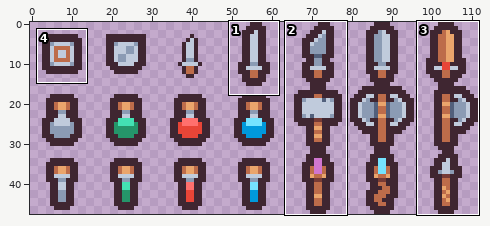
File history of a sprite sheet, Assets/!/Sprites/Weapons/Items0_0.png. Above, an overview of the earlier version with the close-up marked.
Close-up. Old version:
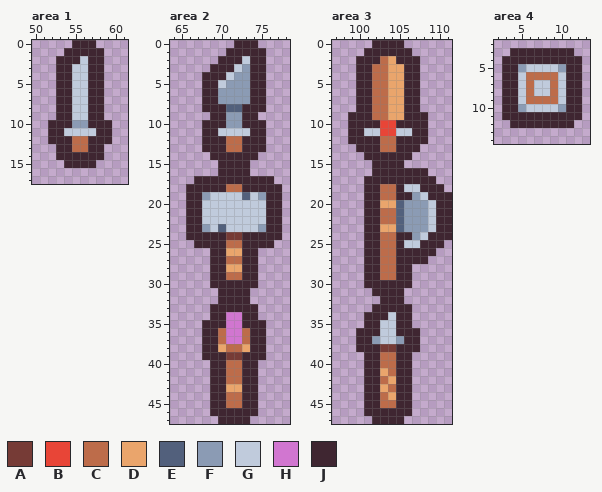
The file is 112x48 pixels. Shown: area 1: x 50..61, y 0..17; area 2: x 64..78, y 0..47; area 3: x 97..111, y 0..47; area 4: x 2..13, y 2..14. The commit also changed other parts of the picture, which this record leaves out.
Palette (. is transparent): A #763b36  B #e84537  C #bd6c4a  D #eaa56c  E #52607c  F #8b9bb4  G #c0cbdc  H #d176d0  J #3f2631
Pixels before, area 1, first column x 52:
 0 ...JJJ..
 1 ..JJJJJ.
 2 .JJJGJJ.
 3 .JJGGJJ.
 4 .JJGGJJ.
 5 .JJGGJJ.
 6 .JJGGJJ.
 7 .JJGGJJ.
 8 .JJGGJJ.
 9 .JJGGJJ.
10 JJJFFJJJ
11 JJGGGGJJ
12 JJJCCJJJ
13 .JJCCJJ.
14 .JJJJJJ.
15 ..JJJJ..
Pixels before, area 2, first column x 66:
 0 ......JJJ...
 1 .....JJJJJ..
 2 ....JJJGJJ..
 3 ...JJJGFJJ..
 4 ..JJJGFFJJ..
 5 ..JJGFFFJJ..
 6 ..JJFFFFJJ..
 7 ..JJFFFFJJ..
 8 ..JJJEEJJJ..
 9 ...JJFFJJ...
10 ..JJJFFJJJ..
11 ..JJGGGGJJ..
12 ..JJJCCJJJ..
13 ..JJJCCJJJ..
14 ...JJJJJJ...
15 ....JJJJ....
16 ....JJJJ....
17 .JJJJJJJJJJ.
18 JJJJJCCJJJJJ
19 JJFGGGGEGFJJ
20 JJGGGGGGGGJJ
21 JJGGGGGGGGJJ
22 JJGGGGGGGGJJ
23 JJFGEGGGGFJJ
24 JJJJJAAJJJJJ
25 .JJJJCCJJJJ.
26 ...JJDDJJ...
27 ...JJCCJJ...
28 ...JJDDJJ...
29 ...JJCCJJ...
30 ...JJJJJJ...
31 ....JJJJ....
32 ....JJJJ....
33 ...JJJJJJ...
34 ...JJHHJJ...
35 ..JJJHHJJJ..
36 ..JJCHHCJJ..
37 ..JJCHHCJJ..
38 ..JJDCCDJJ..
39 ..JJJAAJJJ..
40 ...JJCCJJ...
41 ...JJCCJJ...
42 ...JJCCJJ...
43 ...JJDDJJ...
44 ...JJCCJJ...
45 ...JJCCJJ...
46 ...JJJJJJ...
47 ....JJJJ....
Pixels before, area 3, first column x 99:
 0 ...JJJJ......
 1 ..JJJJJJ.....
 2 .JJJCDJJJ....
 3 .JJCCDDJJ....
 4 .JJCCDDJJ....
 5 .JJCCDDJJ....
 6 .JJCCDDJJ....
 7 .JJCCDDJJ....
 8 .JJCCDDJJ....
 9 JJJCCDDJJJ...
10 JJJJBBJJJJ...
11 JJGGBBGGJJ...
12 JJJJCCJJJJ...
13 .JJJCCJJJ....
14 ..JJJJJJ.....
15 ...JJJJ......
16 ...JJJJJJJ...
17 ..JJJJJJJJJ..
18 ..JJCCJGGJJJ.
19 ..JJCCJJFGJJJ
20 ..JJDDEFFFGJJ
21 ..JJCCEFFFGJJ
22 ..JJCCEFFFGJJ
23 ..JJDDEFFFGJJ
24 ..JJCCJJFGJJJ
25 ..JJCCJGGJJJ.
26 ..JJCCJJJJJ..
27 ..JJCCJJJJ...
28 ..JJCCJJ.....
29 ..JJCCJJ.....
30 ..JJJJJJ.....
31 ...JJJJ......
32 ....JJJ......
33 ...JJJJJ.....
34 ..JJJGJJ.....
35 ..JJGGJJ.....
36 .JJJGGJJJ....
37 .JJFGGFJJ....
38 .JJJAAJJJ....
39 ..JJCCJJ.....
40 ..JJCCJJ.....
41 ..JJDCJJ.....
42 ..JJCDJJ.....
43 ..JJDCJJ.....
44 ..JJCDJJ.....
45 ..JJCCJJ.....
46 ..JJJJJJ.....
47 ...JJJJ......
Pixels before, area 4, first column x 3:
 3 .JJJJJJJJ.
 4 JJJJJJJJJJ
 5 JJFGGGGFJJ
 6 JJGCCCCGJJ
 7 JJGCGGCGJJ
 8 JJGCGGCGJJ
 9 JJGCCCCGJJ
10 JJFGGGGFJJ
11 JJJJJJJJJJ
12 .JJJJJJJJ.
New version:
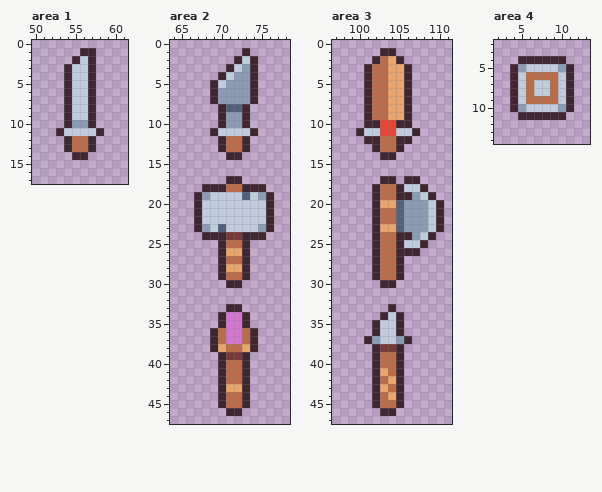
Diff:
Changed rows in their new state; - is an unchanged pixel.
Area 1:
first column x 52:
 0 ---...--
 1 --..--.-
 2 -..---.-
 3 -.----.-
 4 -.----.-
 5 -.----.-
 6 -.----.-
 7 -.----.-
 8 -.----.-
 9 -.----.-
10 ..----..
11 .------.
12 ..----..
13 -.----.-
14 -..--..-
15 --....--
Area 2:
first column x 66:
 0 ------...---
 1 -----..-..--
 2 ----..---.--
 3 ---..----.--
 4 --..-----.--
 5 --.------.--
 6 --.------.--
 7 --.------.--
 8 --..----..--
 9 ---.----.---
10 --..----..--
11 --.------.--
12 --..----..--
13 --..----..--
14 ---..--..---
15 ----....----
16 ----....----
17 -....--....-
18 ..--------..
19 .----------.
20 .----------.
21 .----------.
22 .----------.
23 .----------.
24 ..--------..
25 -...----...-
26 ---.----.---
27 ---.----.---
28 ---.----.---
29 ---.----.---
30 ---..--..---
31 ----....----
32 ----....----
33 ---..--..---
34 ---.----.---
35 --..----..--
36 --.------.--
37 --.------.--
38 --.------.--
39 --..----..--
40 ---.----.---
41 ---.----.---
42 ---.----.---
43 ---.----.---
44 ---.----.---
45 ---.----.---
46 ---..--..---
47 ----....----
Area 3:
first column x 99:
 0 ---....------
 1 --..--..-----
 2 -..----..----
 3 -.------.----
 4 -.------.----
 5 -.------.----
 6 -.------.----
 7 -.------.----
 8 -.------.----
 9 ..------..---
10 ..------..---
11 .--------.---
12 ..------..---
13 -..----..----
14 --..--..-----
15 ---....------
16 ---.......---
17 --..--.--..--
18 --.-------..-
19 --.--------..
20 --.---------.
21 --.---------.
22 --.---------.
23 --.---------.
24 --.--------..
25 --.-------..-
26 --.------..--
27 --.----...---
28 --.----.-----
29 --.----.-----
30 --..--..-----
31 ---....------
32 ----...------
33 ---..-..-----
34 --..---.-----
35 --.----.-----
36 -..----..----
37 -.------.----
38 -..----..----
39 --.----.-----
40 --.----.-----
41 --.----.-----
42 --.----.-----
43 --.----.-----
44 --.----.-----
45 --.----.-----
46 --..--..-----
47 ---....------
Area 4:
first column x 3:
 3 -........-
 4 ..------..
 5 .--------.
 6 .--------.
 7 .--------.
 8 .--------.
 9 .--------.
10 .--------.
11 ..------..
12 -........-
Boxes around the changes in both close-ups, in picture pixels (x1, y1, x2, y2):
erased: (48, 40, 112, 168)
erased: (186, 40, 282, 424)
erased: (348, 40, 452, 424)
erased: (502, 48, 582, 128)
